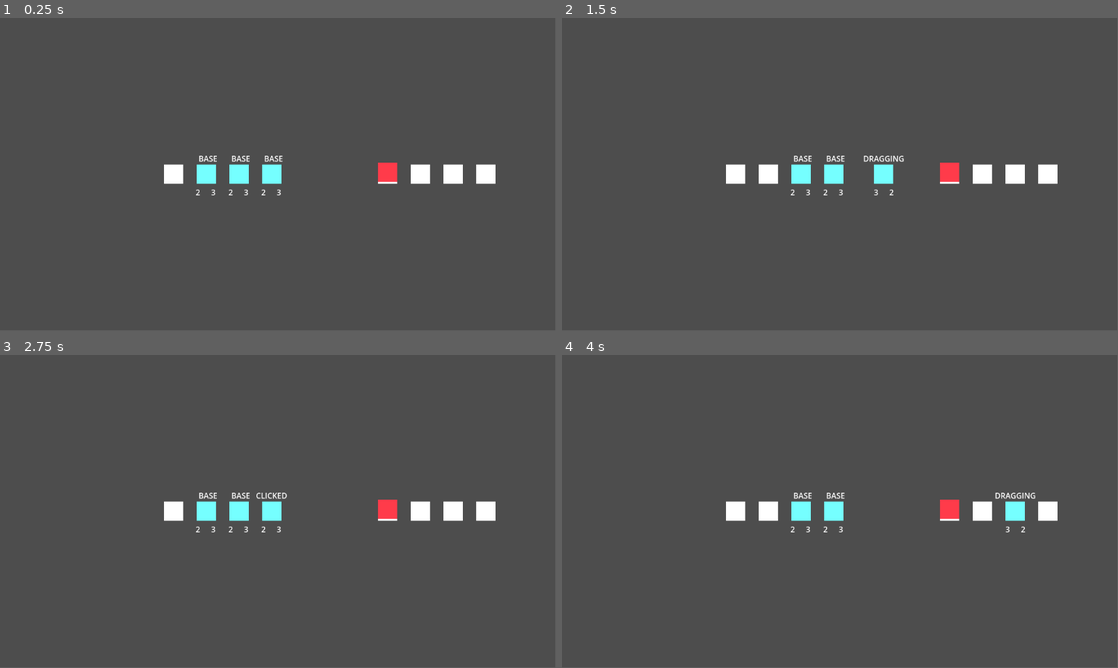
Above: before the commit, frames 1-4 (two rows, left to right).
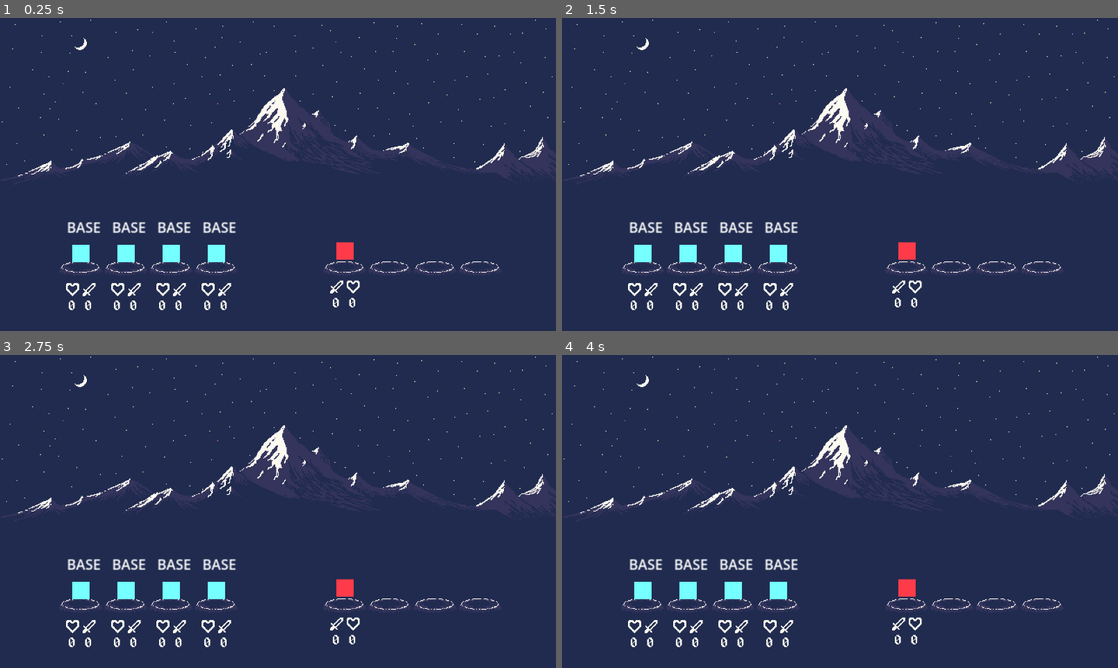
Above: after the commit, the same moments.

Repository: btoosey/Ludum-Dare-55
Game: Godot game, scene res://scenes/world.tscn
Same seed, same stepped clock (60 frames per second), same inputs: the game is played once before the commit and once after it.
Inputs (mouse positions are in pixels of both pictures, inside the frame that each line leads up to):
- Up to frame 1 (0.25 s): no input
- Up to frame 2 (1.5 s): tap Enter at 0.5 s; drag from (834, 174) to (984, 174) at 0.52 s; tap Space at 1.25 s; drag from (834, 174) to (984, 174) at 1.27 s
- Up to frame 3 (2.75 s): tap Enter at 2 s; move the mouse to (272, 511) at 2.02 s; press the mouse at (272, 511) at 2.03 s
- Up to frame 4 (4 s): release the mouse at (834, 511) at 2.75 s; tap Space at 2.75 s; drag from (812, 574) to (767, 511) at 2.77 s; tap Enter at 3.5 s; drag from (767, 511) to (1012, 511) at 3.52 s
The window is 799x449 before the commit and 800x450 after it. Grey fills any space a smaller window leaves; there, only what the larger window draws over its background counts as a difference.

The runs differ from the first frame. In frame 1, 99% of the frame differs, in the area x 0-100%, y 0-100%; in frame 2, 99%; in frame 3, 99%; in frame 4, 99%.

Commit message:
ADD: Basic art/fonts
Changed game resolution and updated art/fonts.

Diff:
--- a/project.godot
+++ b/project.godot
@@ -18,6 +18,13 @@
 [autoload]
 
 Events="*res://global/events.gd"
+
+[display]
+
+window/size/viewport_width=1280
+window/size/viewport_height=720
+window/stretch/mode="viewport"
+window/stretch/scale_mode="integer"
 
 [input]
 
--- a/scenes/summon_ui/hands/summon_position_control.tscn
+++ b/scenes/summon_ui/hands/summon_position_control.tscn
@@ -1,34 +1,38 @@
-[gd_scene load_steps=4 format=3 uid="uid://eb3f5ukyhsl3"]
+[gd_scene load_steps=5 format=3 uid="uid://eb3f5ukyhsl3"]
 
 [ext_resource type="Script" path="res://scenes/summon_ui/hands/summon_position_control.gd" id="1_vfb7v"]
 [ext_resource type="Script" path="res://scenes/summon_ui/hands/summon_position.gd" id="2_iiwyp"]
+[ext_resource type="Texture2D" uid="uid://kshn8ul7lvvh" path="res://assets/sprites/Summon Hands/summon_placement.png" id="2_rml5v"]
 
 [sub_resource type="RectangleShape2D" id="RectangleShape2D_fs76b"]
-size = Vector2(30, 30.5)
+size = Vector2(24, 36)
 
 [node name="SummonPositionControl" type="Control"]
-custom_minimum_size = Vector2(64, 0)
+custom_minimum_size = Vector2(48, 0)
 layout_mode = 3
 anchors_preset = 0
-offset_right = 64.0
-offset_bottom = 72.0
+offset_right = 48.0
+offset_bottom = 38.0
 mouse_filter = 2
 script = ExtResource("1_vfb7v")
 
-[node name="ColorRect" type="ColorRect" parent="."]
+[node name="ColorRect" type="TextureRect" parent="."]
+texture_filter = 1
 layout_mode = 0
-offset_left = 12.0
-offset_top = 16.0
-offset_right = 52.0
-offset_bottom = 56.0
+offset_left = -1.0
+offset_top = 32.0
+offset_right = 49.0
+offset_bottom = 49.0
 mouse_filter = 2
+texture = ExtResource("2_rml5v")
+stretch_mode = 2
 
 [node name="SummonPosition" type="Area2D" parent="."]
 collision_layer = 2
 script = ExtResource("2_iiwyp")
 
 [node name="PositionDropArea" type="CollisionShape2D" parent="SummonPosition"]
-position = Vector2(32, 36.25)
+position = Vector2(24, 19)
 shape = SubResource("RectangleShape2D_fs76b")
 
 [connection signal="assign_summon" from="SummonPosition" to="." method="_on_summon_position_assign_summon"]
--- a/scenes/summon_ui/summons/enemy_ui.tscn
+++ b/scenes/summon_ui/summons/enemy_ui.tscn
@@ -1,21 +1,13 @@
-[gd_scene format=3 uid="uid://cxr6gs55uu0uf"]
+[gd_scene load_steps=2 format=3 uid="uid://cxr6gs55uu0uf"]
+
+[ext_resource type="PackedScene" uid="uid://bjposwvxiwjmc" path="res://summons/stats_ui.tscn" id="1_db2ti"]
 
 [node name="EnemyUI" type="Control"]
-custom_minimum_size = Vector2(64, 64)
+custom_minimum_size = Vector2(48, 48)
 layout_mode = 3
 anchors_preset = 0
-offset_right = 64.0
-offset_bottom = 64.0
-
-[node name="EnemyAttack" type="Label" parent="."]
-layout_mode = 0
-offset_right = 40.0
-offset_bottom = 23.0
-
-[node name="EnemyHealth" type="Label" parent="."]
-layout_mode = 0
-offset_right = 40.0
-offset_bottom = 23.0
+offset_right = 46.0
+offset_bottom = 46.0
 
 [node name="ColorRect" type="ColorRect" parent="."]
 layout_mode = 1
@@ -24,10 +16,22 @@
 anchor_top = 0.5
 anchor_right = 0.5
 anchor_bottom = 0.5
-offset_left = -20.0
-offset_top = -20.0
-offset_right = 20.0
-offset_bottom = 20.0
+offset_left = -10.0
+offset_top = -10.0
+offset_right = 10.0
+offset_bottom = 10.0
 grow_horizontal = 2
 grow_vertical = 2
 color = Color(1, 0.231373, 0.290196, 1)
+
+[node name="StatsUI" parent="." instance=ExtResource("1_db2ti")]
+layout_mode = 1
+anchors_preset = 8
+anchor_left = 0.5
+anchor_top = 0.5
+anchor_right = 0.5
+anchor_bottom = 0.5
+offset_left = -17.0
+offset_top = 34.0
+offset_right = 17.0
+offset_bottom = 68.0
--- a/scenes/summon_ui/summons/summon_ui.tscn
+++ b/scenes/summon_ui/summons/summon_ui.tscn
@@ -1,7 +1,8 @@
-[gd_scene load_steps=9 format=3 uid="uid://d1jft1v6kqhxb"]
+[gd_scene load_steps=10 format=3 uid="uid://d1jft1v6kqhxb"]
 
 [ext_resource type="Script" path="res://scenes/summon_ui/summons/summon_ui.gd" id="1_3ppa8"]
 [ext_resource type="Script" path="res://scenes/summon_state_machine.gd" id="2_p2m5t"]
+[ext_resource type="PackedScene" uid="uid://bjposwvxiwjmc" path="res://summons/stats_ui.tscn" id="2_vc7c6"]
 [ext_resource type="Script" path="res://scenes/summon_ui/summon_states/summon_base_state.gd" id="3_m8iew"]
 [ext_resource type="Script" path="res://scenes/summon_ui/summon_states/summon_clicked_state.gd" id="4_7j6d3"]
 [ext_resource type="Script" path="res://scenes/summon_ui/summon_states/summon_dragging_state.gd" id="5_fqct5"]
@@ -36,11 +37,12 @@
 "
 
 [node name="SummonUI" type="Control"]
-custom_minimum_size = Vector2(64, 64)
+custom_minimum_size = Vector2(48, 48)
 layout_mode = 3
 anchors_preset = 0
-offset_right = 64.0
-offset_bottom = 64.0
+offset_top = -27.0
+offset_right = 46.0
+offset_bottom = 19.0
 script = ExtResource("1_3ppa8")
 
 [node name="ColorRect" type="ColorRect" parent="."]
@@ -50,10 +52,10 @@
 anchor_top = 0.5
 anchor_right = 0.5
 anchor_bottom = 0.5
-offset_left = -20.0
-offset_top = -20.0
-offset_right = 20.0
-offset_bottom = 20.0
+offset_left = -10.0
+offset_top = -10.0
+offset_right = 10.0
+offset_bottom = 10.0
 grow_horizontal = 2
 grow_vertical = 2
 mouse_filter = 2
@@ -65,38 +67,23 @@
 anchor_left = 0.5
 anchor_right = 0.5
 offset_left = -23.0
-offset_top = -8.0
+offset_top = -18.0
 offset_right = 24.0
-offset_bottom = 15.0
+offset_bottom = 5.0
 grow_horizontal = 2
 text = "STATE"
 
-[node name="Stats" type="Control" parent="."]
+[node name="StatsUI" parent="." instance=ExtResource("2_vc7c6")]
 layout_mode = 1
 anchors_preset = 7
 anchor_left = 0.5
 anchor_top = 1.0
 anchor_right = 0.5
-anchor_bottom = 1.0
-grow_horizontal = 2
+offset_left = -17.0
+offset_top = 10.0
+offset_right = 17.0
+offset_bottom = 44.0001
 grow_vertical = 0
-mouse_filter = 2
-
-[node name="Attack" type="Label" parent="Stats"]
-layout_mode = 0
-offset_left = 12.0
-offset_top = -10.0
-offset_right = 22.0
-offset_bottom = 13.0
-text = "2"
-
-[node name="Health" type="Label" parent="Stats"]
-layout_mode = 0
-offset_left = -20.0
-offset_top = -10.0
-offset_right = -10.0
-offset_bottom = 13.0
-text = "3"
 
 [node name="DropPointDetector" type="Area2D" parent="."]
 position = Vector2(32, 31)
@@ -104,6 +91,7 @@
 monitorable = false
 
 [node name="CollisionShape2D" type="CollisionShape2D" parent="DropPointDetector"]
+position = Vector2(-8, -7)
 shape = SubResource("CircleShape2D_ufxqr")
 
 [node name="SummonStateMachine" type="Node" parent="." node_paths=PackedStringArray("initial_state")]
--- a/scenes/world.tscn
+++ b/scenes/world.tscn
@@ -1,14 +1,23 @@
-[gd_scene load_steps=6 format=3 uid="uid://cr8nqrukv0eq2"]
+[gd_scene load_steps=7 format=3 uid="uid://cr8nqrukv0eq2"]
 
 [ext_resource type="PackedScene" uid="uid://eb3f5ukyhsl3" path="res://scenes/summon_ui/hands/summon_position_control.tscn" id="1_7v1xo"]
 [ext_resource type="Script" path="res://scenes/summon_ui/hands/summon_hand.gd" id="1_fk863"]
+[ext_resource type="Texture2D" uid="uid://6y6lw3r1n8dv" path="res://assets/sprites/background.png" id="1_frbwt"]
 [ext_resource type="PackedScene" uid="uid://d1jft1v6kqhxb" path="res://scenes/summon_ui/summons/summon_ui.tscn" id="1_lnr7w"]
 [ext_resource type="Resource" uid="uid://ck4soatj0a3n3" path="res://summons/summon_level_001.tres" id="4_3nd8c"]
 [ext_resource type="PackedScene" uid="uid://cxr6gs55uu0uf" path="res://scenes/summon_ui/summons/enemy_ui.tscn" id="5_xpwwa"]
 
 [node name="World" type="Node2D"]
 
+[node name="Sprite2D" type="Sprite2D" parent="."]
+texture_filter = 1
+position = Vector2(640, 360)
+scale = Vector2(2, 2)
+texture = ExtResource("1_frbwt")
+
 [node name="BattleUI" type="CanvasLayer" parent="." groups=["ui_layer"]]
+scale = Vector2(2, 2)
+transform = Transform2D(2, 0, 0, 2, 0, 0)
 
 [node name="PlayerHands" type="Control" parent="BattleUI"]
 layout_mode = 3
@@ -17,19 +26,25 @@
 anchor_top = 0.5
 anchor_right = 0.5
 anchor_bottom = 0.5
-offset_left = -20.0
-offset_top = -20.0
-offset_right = 20.0
-offset_bottom = 20.0
+offset_left = -407.48
+offset_top = -112.0
+offset_right = -367.48
+offset_bottom = -72.0
 grow_horizontal = 2
 grow_vertical = 2
 
 [node name="SummonHand" type="Control" parent="BattleUI/PlayerHands"]
-layout_mode = 3
-anchors_preset = 0
-offset_left = -229.0
-offset_right = 40.0
-offset_bottom = 40.0
+layout_mode = 1
+anchors_preset = 6
+anchor_left = 1.0
+anchor_top = 0.5
+anchor_right = 1.0
+anchor_bottom = 0.5
+offset_left = -204.0
+offset_top = -23.0
+offset_bottom = 23.0
+grow_horizontal = 0
+grow_vertical = 2
 
 [node name="SummonSlots" type="HBoxContainer" parent="BattleUI/PlayerHands/SummonHand"]
 layout_mode = 1
@@ -38,9 +53,9 @@
 anchor_top = 0.5
 anchor_right = 1.0
 anchor_bottom = 0.5
-offset_left = -268.0
-offset_top = -36.0
-offset_bottom = 36.0
+offset_left = -200.0
+offset_top = -20.0
+offset_bottom = 26.0
 grow_horizontal = 0
 grow_vertical = 2
 alignment = 2
@@ -63,13 +78,18 @@
 anchors_preset = 4
 anchor_top = 0.5
 anchor_bottom = 0.5
-offset_top = -36.0
-offset_right = 268.0
-offset_bottom = 36.0
+offset_left = -0.000183105
+offset_top = -20.0
+offset_right = 200.0
+offset_bottom = 26.0
 grow_vertical = 2
 script = ExtResource("1_fk863")
 
 [node name="SummonUI" parent="BattleUI/PlayerHands/Summons" instance=ExtResource("1_lnr7w")]
+layout_mode = 2
+summon = ExtResource("4_3nd8c")
+
+[node name="SummonUI4" parent="BattleUI/PlayerHands/Summons" instance=ExtResource("1_lnr7w")]
 layout_mode = 2
 summon = ExtResource("4_3nd8c")
 
@@ -88,19 +108,25 @@
 anchor_top = 0.5
 anchor_right = 0.5
 anchor_bottom = 0.5
-offset_left = 424.0
-offset_top = -20.0
-offset_right = 464.0
-offset_bottom = 20.0
+offset_left = -103.17
+offset_top = -112.0
+offset_right = -63.1697
+offset_bottom = -72.0
 grow_horizontal = 2
 grow_vertical = 2
 
 [node name="EnemySummonHand" type="Control" parent="BattleUI/EnemyHands"]
-layout_mode = 3
-anchors_preset = 0
-offset_left = -229.0
-offset_right = 40.0
-offset_bottom = 40.0
+layout_mode = 1
+anchors_preset = 6
+anchor_left = 1.0
+anchor_top = 0.5
+anchor_right = 1.0
+anchor_bottom = 0.5
+offset_left = -204.0
+offset_top = -23.0
+offset_bottom = 23.0
+grow_horizontal = 0
+grow_vertical = 2
 
 [node name="EnemySummonSlots" type="HBoxContainer" parent="BattleUI/EnemyHands/EnemySummonHand"]
 layout_mode = 1
@@ -109,12 +135,11 @@
 anchor_top = 0.5
 anchor_right = 1.0
 anchor_bottom = 0.5
-offset_left = -268.0
-offset_top = -36.0
-offset_bottom = 36.0
+offset_left = -200.0
+offset_top = -20.0
+offset_bottom = 26.0
 grow_horizontal = 0
 grow_vertical = 2
-alignment = 2
 
 [node name="SummonPositionControl" parent="BattleUI/EnemyHands/EnemySummonHand/EnemySummonSlots" instance=ExtResource("1_7v1xo")]
 layout_mode = 2
@@ -136,9 +161,9 @@
 anchor_top = 0.5
 anchor_right = 1.0
 anchor_bottom = 0.5
-offset_left = -268.0
-offset_top = -36.0
-offset_bottom = 36.0
+offset_left = -204.0
+offset_top = -24.0
+offset_bottom = 24.0
 grow_horizontal = 0
 grow_vertical = 2
 
--- a/stats_ui.gd
+++ b/stats_ui.gd
@@ -1,9 +1,9 @@
 class_name StatsUI
 extends HBoxContainer
 
-@onready var health: HBoxContainer = $Health
+@onready var health: VBoxContainer = $Health
 @onready var health_label: Label = %HealthLabel
-@onready var attack: HBoxContainer = $Attack
+@onready var attack: VBoxContainer = $Attack
 @onready var attack_label: Label = %AttackLabel
 
 func update_stats(stats) -> void:
--- a/summons/stats_ui.tscn
+++ b/summons/stats_ui.tscn
@@ -1,39 +1,55 @@
-[gd_scene load_steps=2 format=3 uid="uid://bjposwvxiwjmc"]
+[gd_scene load_steps=5 format=3 uid="uid://bjposwvxiwjmc"]
 
 [ext_resource type="Script" path="res://stats_ui.gd" id="1_x5c1o"]
+[ext_resource type="Texture2D" uid="uid://6v8ppixfqsp5" path="res://assets/sprites/Summon Hands/health.png" id="2_ahob1"]
+[ext_resource type="Theme" uid="uid://bq2q2hgwnrcdd" path="res://themes/main_theme.tres" id="3_4v3r6"]
+[ext_resource type="Texture2D" uid="uid://c7k4vr4mdtgd7" path="res://assets/sprites/Summon Hands/attack.png" id="4_owe8t"]
 
 [node name="StatsUI" type="HBoxContainer"]
 anchors_preset = 15
 anchor_right = 1.0
 anchor_bottom = 1.0
-offset_left = -40.0
-offset_top = -56.0
-offset_right = -1032.0
-offset_bottom = -576.0
+offset_right = -1242.0
+offset_bottom = -704.0
 grow_horizontal = 2
 grow_vertical = 2
 script = ExtResource("1_x5c1o")
 
-[node name="Health" type="HBoxContainer" parent="."]
+[node name="Attack" type="VBoxContainer" parent="."]
+layout_mode = 2
+
+[node name="AttackIcon" type="TextureRect" parent="Attack"]
+texture_filter = 1
+layout_mode = 2
+size_flags_horizontal = 4
+size_flags_vertical = 4
+texture = ExtResource("4_owe8t")
+
+[node name="AttackLabel" type="Label" parent="Attack"]
+unique_name_in_owner = true
+texture_filter = 1
+layout_mode = 2
+size_flags_horizontal = 4
+size_flags_vertical = 1
+theme = ExtResource("3_4v3r6")
+theme_override_colors/font_color = Color(0.984314, 0.976471, 0.941176, 1)
+text = "0"
+
+[node name="Health" type="VBoxContainer" parent="."]
 layout_mode = 2
 
 [node name="HealthIcon" type="TextureRect" parent="Health"]
+texture_filter = 1
 layout_mode = 2
+texture = ExtResource("2_ahob1")
+stretch_mode = 2
 
 [node name="HealthLabel" type="Label" parent="Health"]
 unique_name_in_owner = true
+texture_filter = 1
 layout_mode = 2
+size_flags_horizontal = 4
 size_flags_vertical = 1
+theme = ExtResource("3_4v3r6")
+theme_override_colors/font_color = Color(0.984314, 0.976471, 0.941176, 1)
 text = "0"
-
-[node name="Attack" type="HBoxContainer" parent="."]
-layout_mode = 2
-
-[node name="AttackIcon" type="TextureRect" parent="Attack"]
-layout_mode = 2
-
-[node name="AttackLabel" type="Label" parent="Attack"]
-unique_name_in_owner = true
-layout_mode = 2
-size_flags_vertical = 1
-text = "0"
--- /dev/null
+++ b/themes/main_theme.tres
@@ -0,0 +1,7 @@
+[gd_resource type="Theme" load_steps=2 format=3 uid="uid://bq2q2hgwnrcdd"]
+
+[ext_resource type="FontFile" uid="uid://c18c6moy1cwy" path="res://assets/fonts/alagard.ttf" id="1_u78kg"]
+
+[resource]
+default_font = ExtResource("1_u78kg")
+default_font_size = 16
Binary file added: assets/fonts/alagard.ttf
Not shown, added: assets/fonts/alagard.ttf.import
Binary file added: assets/sprites/Summon Hands/attack.png
Not shown, added: assets/sprites/Summon Hands/attack.png.import
Binary file added: assets/sprites/Summon Hands/health.png
Not shown, added: assets/sprites/Summon Hands/health.png.import
Binary file added: assets/sprites/Summon Hands/summon_placement.png
Not shown, added: assets/sprites/Summon Hands/summon_placement.png.import
Binary file added: assets/sprites/background.png
Not shown, added: assets/sprites/background.png.import
